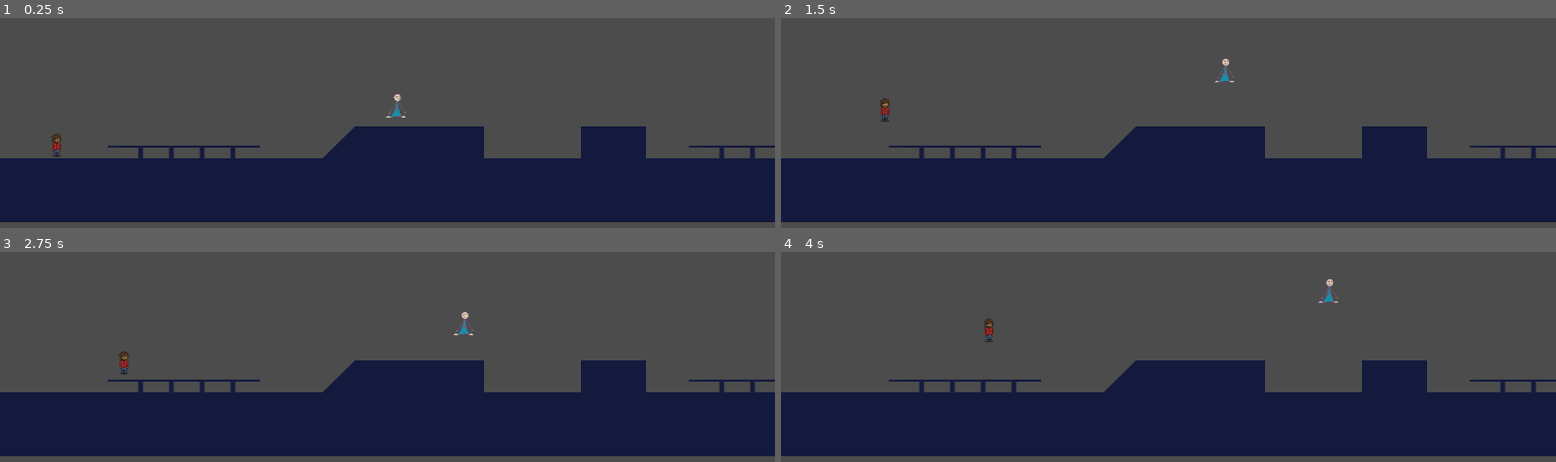
Above: before the commit, frames 1-4 (two rows, left to right).
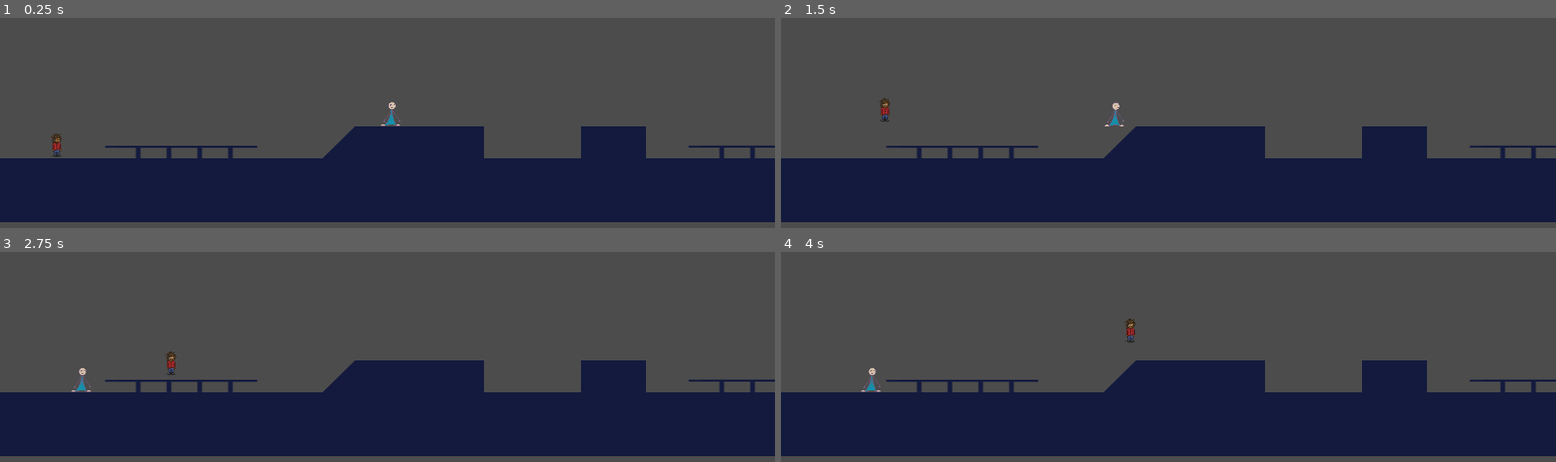
Above: after the commit, the same moments.

Repository: RobinKarlin/SkateGame
Game: Godot game, scene res://Scenes/MainScene.tscn
The game is run twice, just before and just after one commit, with the same random seed, the same clock (stepped at 60 frames per second) and the same inputs.
Inputs:
- Up to frame 1 (0.25 s): no input
- Up to frame 2 (1.5 s): hold Space (ollie) 0.53-1.28 s; hold D (right) from 0.53 s (still down); tap Space (ollie) at 1.35 s
- Up to frame 3 (2.75 s): release D (right) at 2.03 s; hold A (left) from 2.03 s (still down); hold Space (ollie) from 2.03 s (still down)
- Up to frame 4 (4 s): release A (left) at 2.78 s; release Space (ollie) at 2.78 s; hold D (right) from 2.78 s (still down); tap Space (ollie) at 2.85 s; hold Space (ollie) from 3.53 s (still down)

The runs differ from the first frame. In frame 1, 0.3% of the frame differs, in the area x 13-53%, y 35-67%; in frame 2, 0.3%; in frame 3, 0.5%; in frame 4, 0.6%, in the area x 10-72%, y 12-67%.
Error before the commit: Invalid get index 'position' (on base: 'null instance'). (res://Enemy.gd:25)

Commit message:
changes
gdfjgj

Diff:
--- a/Actor.gd
+++ /dev/null
@@ -1,11 +0,0 @@
-extends KinematicBody2D
-
-class_name Actor
-
-const FLOOR_NORMAL: = Vector2.UP
-
-export var speed: = Vector2(300.0, 500.0)
-export var gravity: = 4000.0
-export var resistance = 100
-
-var _velocity: = Vector2.ZERO
--- a/Player/Player.gd
+++ b/Player/Player.gd
@@ -19,6 +19,7 @@
 	move_and_slide(motion, UP)
 #	get_slide_collision(50)
 	print(motion)
+	print("hej")
 
 
 
--- a/Scenes/MainScene.tscn
+++ b/Scenes/MainScene.tscn
@@ -84,9 +84,6 @@
 [node name="Player" parent="." instance=ExtResource( 1 )]
 position = Vector2( 136, 544 )
 
-[node name="Enemy" parent="Player/Sprite" index="0" instance=ExtResource( 4 )]
-position = Vector2( 842, -66.6802 )
-
 [node name="Camera2D" parent="Player" index="2"]
 offset = Vector2( 650, -250 )
 current = false
@@ -100,15 +97,18 @@
 tile_set = SubResource( 4 )
 cell_size = Vector2( 80, 80 )
 format = 1
-tile_data = PoolIntArray( 393226, 1, 0, 393227, 0, 0, 393228, 1, 0, 393229, 0, 0, 393234, 0, 0, 458752, 0, 0, 458753, 0, 0, 4587 …(738 unchanged characters)…
+tile_data = PoolIntArray( 458750, 0, 0, 393226, 1, 0, 393227, 0, 0, 393228, 1, 0, 393229, 0, 0, 393234, 0, 0, 393245, 0, 0, 524286, 0, 0, 458752, 0, 0, 458753, 0, 0, 4587 …(738 unchanged characters)…
 
 [node name="Rail" parent="." instance=ExtResource( 3 )]
-position = Vector2( 456, 560 )
+position = Vector2( 450, 561 )
 scale = Vector2( 3.81377, 1.84963 )
 
 [node name="Rail2" parent="." instance=ExtResource( 3 )]
 position = Vector2( 1896, 560 )
 scale = Vector2( 3.81377, 1.84963 )
+
+[node name="Enemy" parent="." instance=ExtResource( 4 )]
+position = Vector2( 969, 471 )
 [connection signal="body_entered" from="Rail" to="Player" method="_on_Rail_body_entered"]
 [connection signal="body_entered" from="Rail2" to="Player" method="_on_Rail_body_entered"]
 
--- a/project.godot
+++ b/project.godot
@@ -8,14 +8,9 @@
 
 config_version=4
 
-_global_script_classes=[ {
-"base": "KinematicBody2D",
-"class": "Actor",
-"language": "GDScript",
-"path": "res://Actor.gd"
-} ]
+_global_script_classes=[  ]
 _global_script_class_icons={
-"Actor": ""
+
 }
 
 [application]
